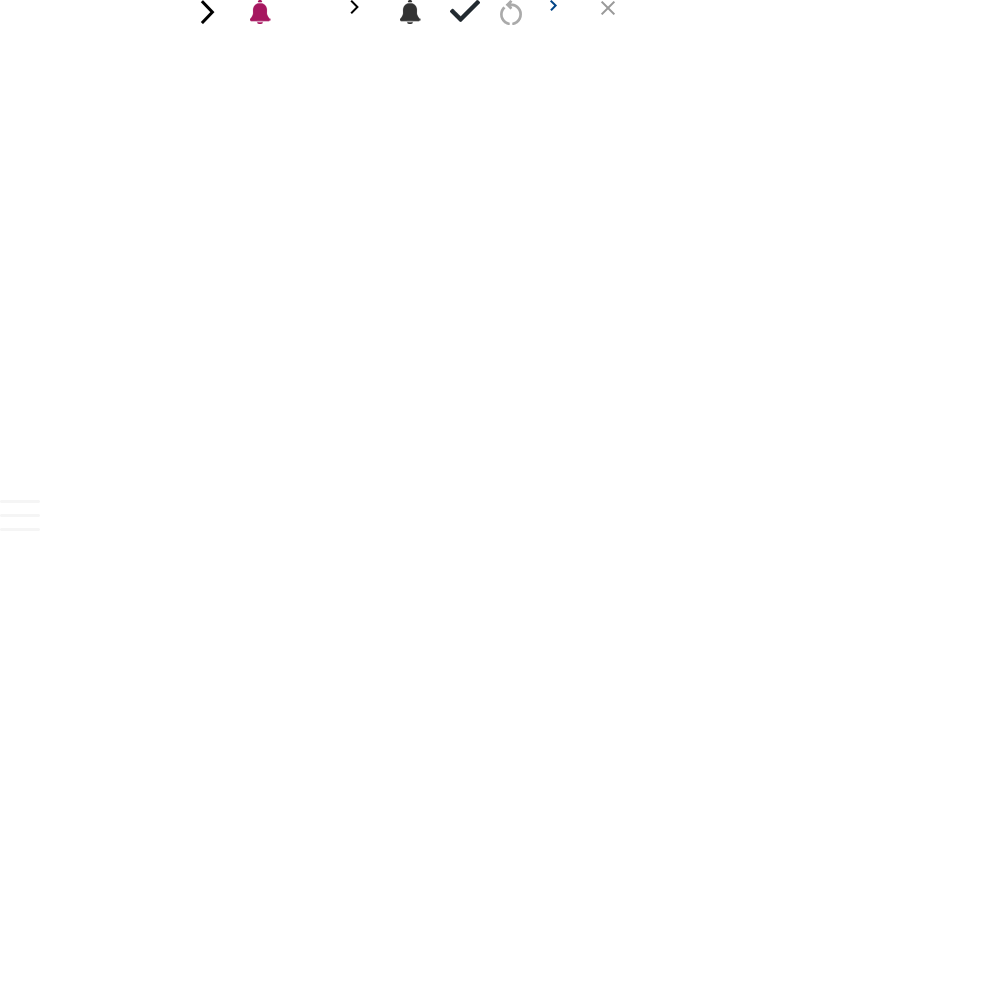
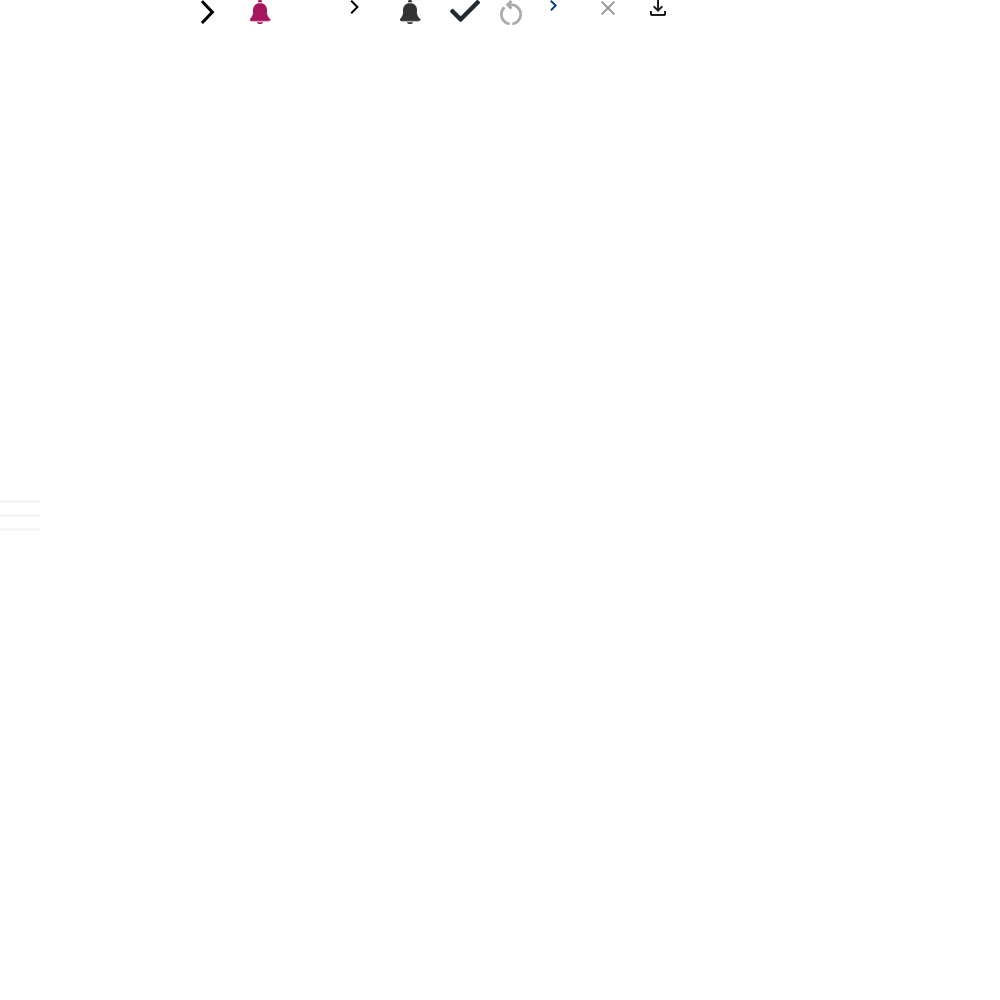
Revision of a layered 1000 x 1000 image; what changed, layer by layer:
added layer "레이어 13" in group "그룹 1" over [650, 0, 666, 16]
